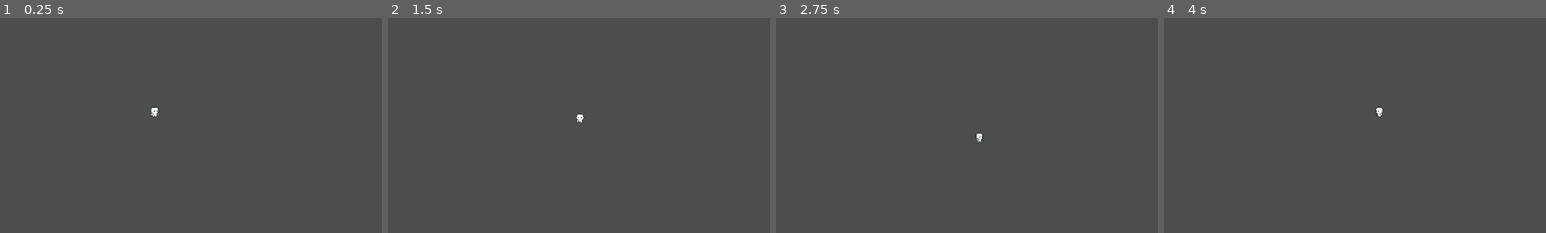
Above: before the commit, frames 1-4 (left to right).
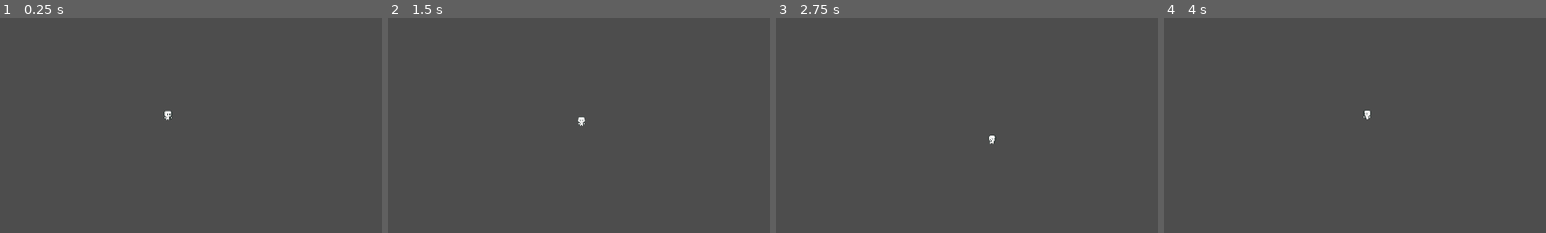
Above: after the commit, the same moments.

Repository: upron/Projekti_I
Game: Godot game, scene res://playground.tscn
Same seed, same stepped clock (60 frames per second), same inputs: the game is played once before the commit and once after it.
Inputs:
- Up to frame 1 (0.25 s): no input
- Up to frame 2 (1.5 s): tap Enter at 0.5 s; hold D (right) 0.53-1.28 s; hold S (down) from 1.28 s (still down)
- Up to frame 3 (2.75 s): release S (down) at 2.03 s; hold D (right) from 2.03 s (still down)
- Up to frame 4 (4 s): tap Space at 2.75 s; release D (right) at 2.78 s; hold W (up) 2.78-3.53 s; hold A (left) from 3.53 s (still down)
The pictures show only the part of the screen within x 17-67%, y 24-74%; the shares and areas given below are measured in that part.

The runs differ from the first frame. In frame 1, 0.1% of the frame differs, in the area x 39-45%, y 41-48%; in frame 2, less than 0.1%; in frame 3, 0.1%; in frame 4, 0.1%.

Commit message:
Animaatiot melkein
Melkein valmiit kuvat täytyy keskittää vielä hieman paremmin, mutta tämän hetkinen riittää nyt.

Diff:
--- a/Player/player.tscn
+++ b/Player/player.tscn
@@ -1,7 +1,7 @@
 [gd_scene load_steps=12 format=3 uid="uid://dx78rf0de53n4"]
 
 [ext_resource type="Script" path="res://Player/scripts/Player.gd" id="1_6qh2d"]
-[ext_resource type="Texture2D" uid="uid://cac1f7mqgjrgo" path="res://Player/sprites/All.png" id="2_b4jd1"]
+[ext_resource type="Texture2D" uid="uid://dejn7jpg18wlt" path="res://Player/sprites/AllP.png" id="2_6wf5x"]
 
 [sub_resource type="CircleShape2D" id="CircleShape2D_3vg5n"]
 radius = 8.0
@@ -21,6 +21,23 @@
 "values": [0]
 }
 
+[sub_resource type="Animation" id="Animation_22e16"]
+resource_name = "idle_down"
+length = 0.5
+loop_mode = 2
+tracks/0/type = "value"
+tracks/0/imported = false
+tracks/0/enabled = true
+tracks/0/path = NodePath("Sprite2D:frame")
+tracks/0/interp = 1
+tracks/0/loop_wrap = true
+tracks/0/keys = {
+"times": PackedFloat32Array(0, 0.2, 0.4),
+"transitions": PackedFloat32Array(1, 1, 1),
+"update": 1,
+"values": [3, 4, 5]
+}
+
 [sub_resource type="Animation" id="Animation_k0b3k"]
 resource_name = "idle_side"
 length = 0.5
@@ -35,7 +52,7 @@
 "times": PackedFloat32Array(0, 0.2, 0.4),
 "transitions": PackedFloat32Array(1, 1, 1),
 "update": 1,
-"values": [0, 3, 6]
+"values": [0, 1, 2]
 }
 
 [sub_resource type="Animation" id="Animation_8ofje"]
@@ -52,13 +69,13 @@
 "times": PackedFloat32Array(0, 0.2, 0.4),
 "transitions": PackedFloat32Array(1, 1, 1),
 "update": 1,
-"values": [2, 5, 8]
+"values": [6, 7, 8]
 }
 
-[sub_resource type="Animation" id="Animation_22e16"]
-resource_name = "idle_down"
-length = 0.5
-loop_mode = 2
+[sub_resource type="Animation" id="Animation_raftd"]
+resource_name = "walk_down"
+length = 0.7
+loop_mode = 1
 tracks/0/type = "value"
 tracks/0/imported = false
 tracks/0/enabled = true
@@ -66,10 +83,10 @@
 tracks/0/interp = 1
 tracks/0/loop_wrap = true
 tracks/0/keys = {
-"times": PackedFloat32Array(0, 0.2, 0.4),
-"transitions": PackedFloat32Array(1, 1, 1),
+"times": PackedFloat32Array(0, 0.1, 0.2, 0.3, 0.4, 0.5, 0.6),
+"transitions": PackedFloat32Array(1, 1, 1, 1, 1, 1, 1),
 "update": 1,
-"values": [1, 4, 7]
+"values": [18, 19, 20, 21, 22, 23, 24]
 }
 
 [sub_resource type="Animation" id="Animation_l0hon"]
@@ -86,24 +103,7 @@
 "times": PackedFloat32Array(0, 0.1, 0.2, 0.3, 0.4, 0.5, 0.6),
 "transitions": PackedFloat32Array(1, 1, 1, 1, 1, 1, 1),
 "update": 1,
-"values": [12, 15, 18, 21, 24, 27, 30]
-}
-
-[sub_resource type="Animation" id="Animation_raftd"]
-resource_name = "walk_down"
-length = 0.7
-loop_mode = 1
-tracks/0/type = "value"
-tracks/0/imported = false
-tracks/0/enabled = true
-tracks/0/path = NodePath("Sprite2D:frame")
-tracks/0/interp = 1
-tracks/0/loop_wrap = true
-tracks/0/keys = {
-"times": PackedFloat32Array(0, 0.1, 0.2, 0.3, 0.4, 0.5, 0.6),
-"transitions": PackedFloat32Array(1, 1, 1, 1, 1, 1, 1),
-"update": 1,
-"values": [13, 16, 19, 22, 25, 28, 31]
+"values": [9, 10, 11, 12, 13, 14, 15]
 }
 
 [sub_resource type="Animation" id="Animation_xxtn5"]
@@ -120,7 +120,7 @@
 "times": PackedFloat32Array(0, 0.1, 0.2, 0.3, 0.4, 0.5, 0.6),
 "transitions": PackedFloat32Array(1, 1, 1, 1, 1, 1, 1),
 "update": 1,
-"values": [14, 17, 20, 23, 26, 29, 32]
+"values": [27, 28, 29, 30, 31, 32, 33]
 }
 
 [sub_resource type="AnimationLibrary" id="AnimationLibrary_1bg68"]
@@ -145,9 +145,9 @@
 [node name="Sprite2D" type="Sprite2D" parent="."]
 position = Vector2(-0.855961, 0)
 scale = Vector2(1.1235, 1)
-texture = ExtResource("2_b4jd1")
-hframes = 3
-vframes = 24
+texture = ExtResource("2_6wf5x")
+hframes = 5
+vframes = 12
 
 [node name="AnimationPlayer" type="AnimationPlayer" parent="."]
 libraries = {
Binary file removed: Player/sprites/All.png
Not shown, removed: Player/sprites/All.png.import
Binary file added: Player/sprites/AllP.png
Not shown, changed: Player/sprites/AllP.png.import
Binary file removed: Player/sprites/Allsprites.png
Not shown, removed: Player/sprites/Allsprites.png.import
Binary file removed: Player/sprites/idle.png
Not shown, removed: Player/sprites/idle.png.import
Binary file removed: Player/sprites/walk.png
